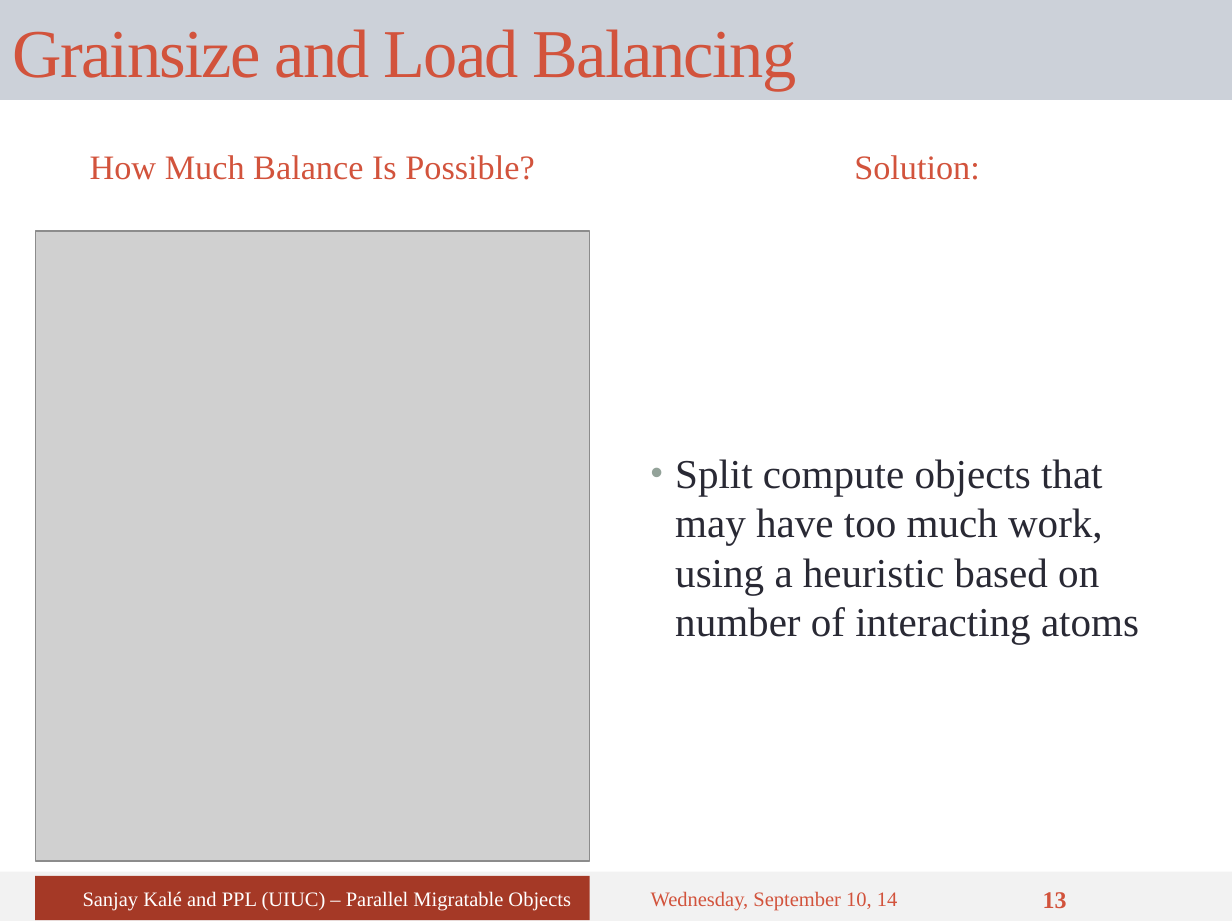
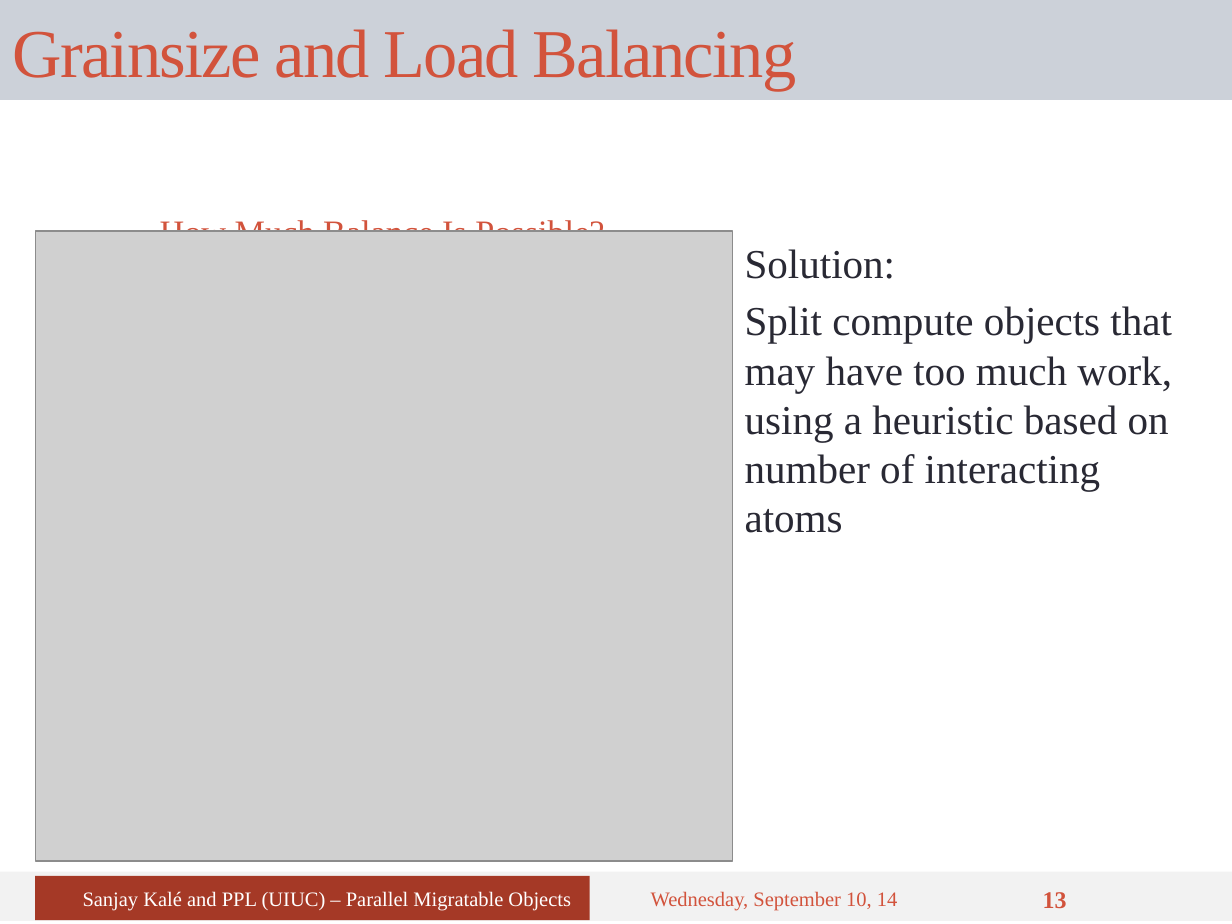
Before and after one commit to UIUC-PPL/charm_tutorial, a slide deck: slide 13 of tutorial-05-overdecomposition.pptx. Drawn at 1232x924 pixels with LibreOffice and Linux fonts; fonts in the diff are those of the drawing; grey boxes stand for pictures. Boxes give left, top, right and bottom in pixels: in the first picture for what was removed or moved away, otherwise in the second. Text is boxed around its words. In the diff, an @@ line names an element or a change of style, - is before the commit and + after.

Commit message:
itatlics, spacing, minus adding, subscript, resizing and re-formatting pictures

```diff
--- a/tutorial-05-overdecomposition.pptx
+++ b/tutorial-05-overdecomposition.pptx
@@ text removed at (854, 155, 980, 180) @@
-Solution:
@@ text "How Much Balance Is Possible?" rewrapped from (90, 155, 534, 180) to (160, 217, 604, 232) @@
@@ picture: place and size @@
-picture at (36, 232, 590, 861)
+picture at (36, 232, 733, 861)
@@ text "Solution:": place and size @@
-text "Solution:" at (675, 459, 1139, 644)
+text "Solution:" at (745, 249, 1172, 533)
@@ text "Solution:" at (745, 249, 1172, 533): vertical alignment middle to top @@
@@ text at (745, 249, 896, 279): paragraph added @@
+Solution:
@@ text at (745, 306, 1172, 533): bullet • to none @@
```
Also in this commit, not shown: 4 other slides changed.
